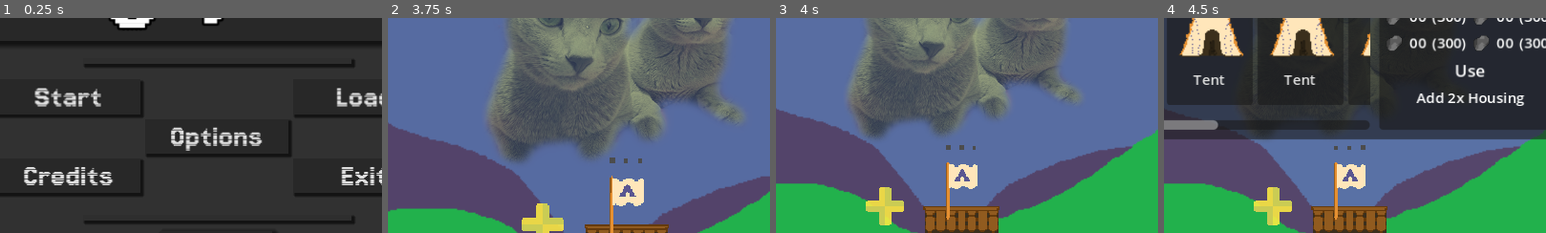
Above: before the commit, frames 1-4 (left to right).
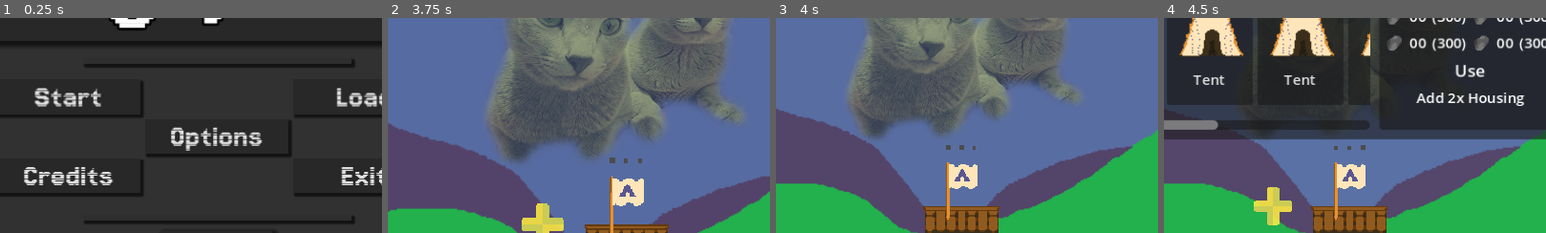
Above: after the commit, the same moments.

Repository: PlayDieRepeat/gmtk_2024
Game: Godot game, scene res://scenes/systems/initializer.tscn
Same seed, same stepped clock (60 frames per second), same inputs: the game is played once before the commit and once after it. Sound files missing from this copy of the repository are replaced by a short silence.
Inputs (mouse positions are % of the whole screen's width and height, from its top left):
- Up to frame 1 (0.25 s): no input
- Up to frame 2 (3.75 s): click "Start" at 0.5 s; move the mouse to (72, 45) at 1.27 s; tap Mouse wheel down (Scroll Down) at 1.35, 2.3, 2.85 s; click (72, 45) at 1.42 s; tap Mouse wheel up (Scroll Up) at 1.55, 2.1, 3.05, 3.6 s; tap Enter at 2 s; move the mouse to (30, 55) at 2.02 s; click (30, 55) at 2.17 s; move the mouse to (60, 28) at 2.77 s; click (60, 28) at 2.92 s; tap Space at 3.5 s; move the mouse to (45, 70) at 3.52 s; click (45, 70) at 3.67 s
- Up to frame 3 (4 s): tap Mouse wheel down (Scroll Down) at 3.8 s
- Up to frame 4 (4.5 s): click (36, 78) at 4.27 s
The pictures show only the part of the screen within x 22-72%, y 34-84%; the shares and areas given below are measured in that part.

Frames 1-2 are identical in both runs. In frame 3, 0.9% of the frame differs, in the area x 23-34%, y 78-97%; in frame 4, nothing differs.
Error in both runs: Assertion failed: There was a problem trying to make a directory!! (res://scripts/_autoloads/elephant.gd:53)

Commit message:
Connecting Signals in InputController

Diff:
--- a/scripts/_autoloads/braniac.gd
+++ b/scripts/_autoloads/braniac.gd
@@ -24,6 +24,8 @@
 signal back_to_start_from_pause_menu
 signal game_state_has_changed(p_state: String)
 signal input_event_has_changed(p_action: StringName, p_event: Array)
+signal scroll_up
+signal scroll_down
 
 var gamepads: Array[int]= []
 var gamepad_info: Array[Dictionary]= []
@@ -31,10 +33,7 @@
 func _ready() -> void:
 	assert(debug_menu_packed != null, "Debug menu not set!!")
 	Input.joy_connection_changed.connect(_on_joy_connection_changed)
-	set_process_unhandled_input(false)
-	if Elephant.is_debug_build == true:
-		debug_menu = debug_menu_packed.instantiate()
-		add_child(debug_menu)
+	# set_process_unhandled_input(false)
 	_get_all_actions_from_map()
 	_write_action_event_dicts(input_actions)
 	Elephant.log_event("All Input Actions and Events captured.")
@@ -174,6 +173,13 @@
 			#get_tree().get_root().set_input_as_handled()
 		"InputEventKey":
 			Elephant.log_event("Keystroke: " + OS.get_keycode_string(event.keycode), false)
+		"":
+			pass
+
+	if Input.is_action_just_pressed("Scroll Up"):
+		scroll_up.emit()
+	if Input.is_action_just_pressed("Scroll Down"):
+		scroll_down.emit()
 
 	if Input.is_action_just_pressed("Menu"):
 		if input_state == InputState.GAME_STATE:
@@ -333,3 +339,13 @@
 
 func get_gp_actions_and_events() -> Dictionary:
 	return input_action_gp_events
+
+	#Brainiac.register_for_action("Scroll Up", on_scroll_up_input_action)
+	#Brainiac.register_for_action("Scroll Down", on_scroll_down_input_action)
+
+func register_for_action(p_action_string: String, p_callable: Callable):
+	var action_string: StringName = scroll_up.get_name()
+	if scroll_up.get_name() == p_action_string:
+		scroll_up.connect(p_callable)
+	elif scroll_down.get_name() == p_action_string:
+		scroll_down.connect(p_callable)
--- a/scripts/levels/Camera2D.gd
+++ b/scripts/levels/Camera2D.gd
@@ -41,10 +41,18 @@
 func _ready() -> void:
 	viewport_height = get_viewport_rect().size.y / zoom.y
 	viewport_width = get_viewport_rect().size.x / zoom.x
+	Brainiac.register_for_action("scroll_up", Callable(self, "on_scroll_up_input_action"))
+	Brainiac.register_for_action("scroll_down", Callable(self, "on_scroll_down_input_action"))
 
 func _process(_delta: float = 0.0) -> void:
 	scrolling()
-	if Input.is_action_just_released("Scroll Up"):
-		zoom_in_and_out(camera_constant.zoom_speed)
-	elif Input.is_action_just_released("Scroll Down"):
-		zoom_in_and_out(-camera_constant.zoom_speed)
+	#if Input.is_action_just_released("Scroll Up"):
+		#zoom_in_and_out(camera_constant.zoom_speed)
+	#elif Input.is_action_just_released("Scroll Down"):
+		#zoom_in_and_out(-camera_constant.zoom_speed)
+
+func on_scroll_up_input_action() -> void:
+	zoom_in_and_out(camera_constant.zoom_speed)
+
+func on_scroll_down_input_action() -> void:
+	zoom_in_and_out(-camera_constant.zoom_speed)
--- a/scripts/levels/MainCamera.gd
+++ b/scripts/levels/MainCamera.gd
@@ -4,6 +4,11 @@
 var maxStep = 5
 var zoomSpeed = Vector2(0.1,0.1)
 var viewportSizeY: float = get_viewport_rect().size.y/zoom.y
+
+func _ready() -> void:
+	viewportSizeY = get_viewport_rect().size.y/zoom.y
+	Brainiac.register_for_action("Scroll Up", on_scroll_up_input_action)
+	Brainiac.register_for_action("Scroll Down", on_scroll_down_input_action)
 
 func zoomInAndOut(zoomAmount):
 	var maxZoomOut = 360
@@ -39,12 +44,15 @@
 		elif thresholdY and position.y < 0:
 			position.y = 0
 
-func _ready() -> void:
-	viewportSizeY = get_viewport_rect().size.y/zoom.y
-
 func _process(_delta):
 	scrolling(true, true)
-	if Input.is_action_just_released("Scroll Up"):
-		zoomInAndOut(zoomSpeed)
-	elif Input.is_action_just_released("Scroll Down"):
-		zoomInAndOut(-zoomSpeed)
+	#if Input.is_action_just_released("Scroll Up"):
+		#zoomInAndOut(zoomSpeed)
+	#elif Input.is_action_just_released("Scroll Down"):
+		#zoomInAndOut(-zoomSpeed)
+
+func on_scroll_up_input_action() -> void:
+	zoomInAndOut(zoomSpeed)
+
+func on_scroll_down_input_action() -> void:
+	zoomInAndOut(-zoomSpeed)
